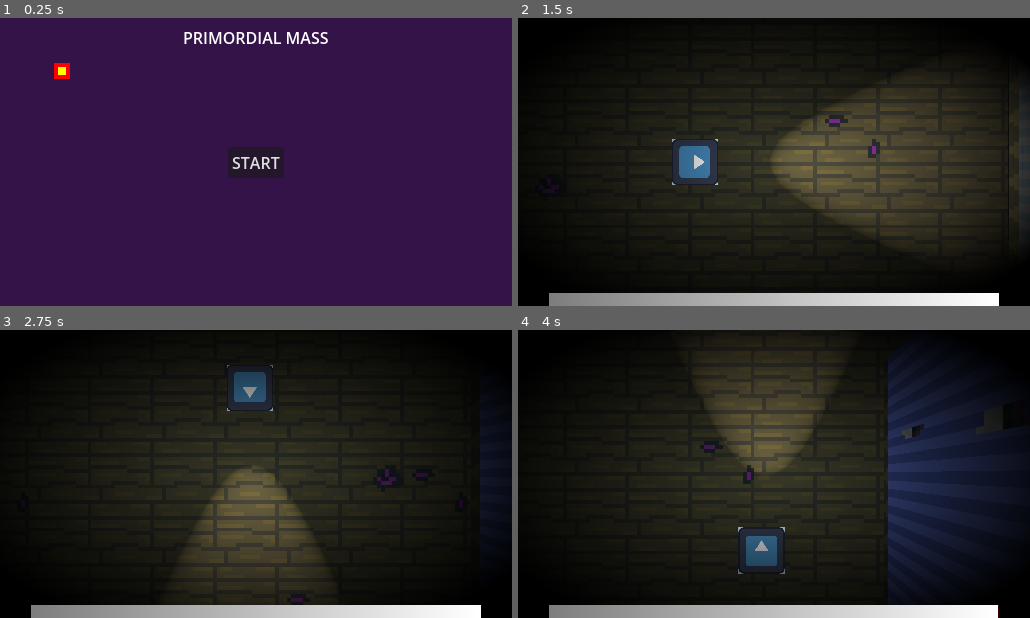
Above: before the commit, frames 1-4 (two rows, left to right).
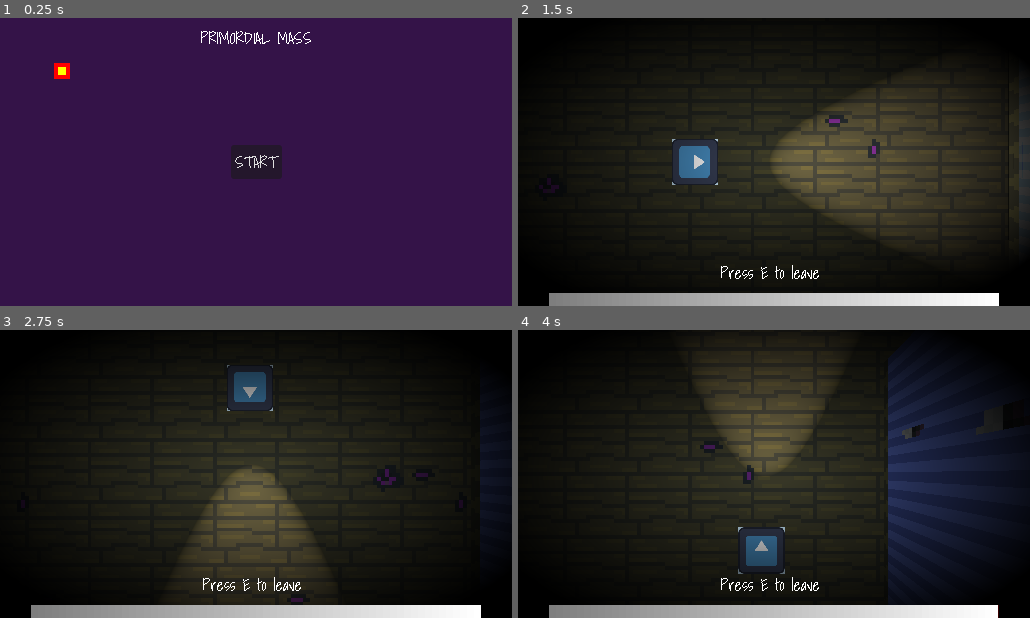
Above: after the commit, the same moments.

Repository: GammaRayTea/project-3-primordial-mass
Game: Godot game, scene res://main.tscn
Two runs of this game, one before a commit and one after it. Both use one fixed random seed, a clock stepped at 60 frames per second and the inputs below. The engine's default icon, where the game draws it, is replaced by a stand-in: a white triangle on a blue panel in a dark square.
Inputs:
- Up to frame 1 (0.25 s): no input
- Up to frame 2 (1.5 s): click "START" at 0.5 s; tap E (interact) at 1.25, 1.35 s; hold D (move_right) from 1.28 s (still down)
- Up to frame 3 (2.75 s): tap E (interact) at 2, 2.1 s; release D (move_right) at 2.03 s; hold S (move_down) from 2.03 s (still down)
- Up to frame 4 (4 s): tap E (interact) at 2.75, 3.05, 3.5, 3.6 s; release S (move_down) at 2.78 s; hold D (move_right) 2.78-3.53 s; tap Shift (sprint) at 2.85 s; hold W (move_up) from 3.53 s (still down)

The runs differ from the first frame. In frame 1, 1.1% of the frame differs, in the area x 35-65%, y 4-56%; in frame 2, 0.2%; in frame 3, 0.2%; in frame 4, 0.2%.

Commit message:
added a font

Diff:
--- a/assets/Themes/default.tres
+++ b/assets/Themes/default.tres
@@ -1,9 +1,6 @@
 [gd_resource type="Theme" format=3 uid="uid://bmdf4c0niky3d"]
 
-[sub_resource type="SystemFont" id="SystemFont_hy781"]
-
-[sub_resource type="FontVariation" id="FontVariation_bxr4m"]
-base_font = SubResource("SystemFont_hy781")
+[ext_resource type="FontFile" uid="uid://g8ydbi7g6o7b" path="res://assets/themes/fonts/Shadows_Into_Light/ShadowsIntoLight-Regular.ttf" id="1_x0tin"]
 
 [resource]
-default_font = SubResource("FontVariation_bxr4m")
+default_font = ExtResource("1_x0tin")
--- /dev/null
+++ b/game/environment/start_portal/start_portal.gd
@@ -0,0 +1,13 @@
+extends Node3D
+
+
+
+
+
+
+
+func _on_interaction_box_entered(area: Area3D) -> void:
+	if area is InteractionBox:
+		if area.target is Player:
+			#show leave icon
+			pass
--- /dev/null
+++ b/game/environment/start_portal/start_portal.tscn
@@ -0,0 +1,30 @@
+[gd_scene format=3 uid="uid://em0uywivb118"]
+
+[ext_resource type="Texture2D" uid="uid://coll2nnqp464v" path="res://assets/environment/textures/portal0.png" id="1_1m0y6"]
+[ext_resource type="Script" uid="uid://c15jldnc88l8" path="res://game/environment/start_portal/start_portal.gd" id="1_jn4hp"]
+[ext_resource type="Script" uid="uid://cuon1d6qjf5qt" path="res://game/interaction_boxes/interaction_box.gd" id="2_jn4hp"]
+
+[sub_resource type="CylinderShape3D" id="CylinderShape3D_udmuc"]
+height = 0.49163818
+radius = 0.18652344
+
+[node name="StartPortal" type="Node3D" unique_id=1420404931]
+script = ExtResource("1_jn4hp")
+
+[node name="Sprite3D" type="Sprite3D" parent="." unique_id=1406339180]
+transform = Transform3D(1, 0, 0, 0, -4.371139e-08, -1, 0, 1, -4.371139e-08, 0, 0.005, 0)
+texture_filter = 0
+texture = ExtResource("1_1m0y6")
+
+[node name="InteractionBox" type="Area3D" parent="." unique_id=818320370 node_paths=PackedStringArray("target")]
+collision_layer = 0
+collision_mask = 32
+script = ExtResource("2_jn4hp")
+target = NodePath("..")
+metadata/_custom_type_script = "uid://cuon1d6qjf5qt"
+
+[node name="CollisionShape3D" type="CollisionShape3D" parent="InteractionBox" unique_id=1997861657]
+transform = Transform3D(1, 0, 0, 0, 1, 0, 0, 0, 1, 0, 0.2394104, 0)
+shape = SubResource("CylinderShape3D_udmuc")
+
+[connection signal="area_entered" from="InteractionBox" to="." method="_on_interaction_box_entered"]
--- a/game/player/hud_overlay.tscn
+++ b/game/player/hud_overlay.tscn
@@ -13,7 +13,8 @@
 shader_parameter/inner_radius = 0.12
 shader_parameter/outer_radius = 0.545
 
-[node name="Overlay" type="Control" unique_id=1199412428 node_paths=PackedStringArray("stability_bar")]
+[node name="Overlay" type="Control" unique_id=1199412428]
+oversampling_with_scale = 2
 layout_mode = 3
 anchors_preset = 15
 anchor_right = 1.0
@@ -23,7 +24,6 @@
 mouse_filter = 2
 theme = ExtResource("1_eiboa")
 script = ExtResource("1_8ijb6")
-stability_bar = NodePath("")
 
 [node name="ItemPreview" type="Panel" parent="." unique_id=678868192 node_paths=PackedStringArray("image", "label")]
 unique_name_in_owner = true
@@ -88,3 +88,21 @@
 grow_horizontal = 2
 grow_vertical = 2
 mouse_filter = 2
+
+[node name="ActivatePortalHint" type="Label" parent="." unique_id=1253020850]
+texture_filter = 1
+layout_mode = 1
+anchors_preset = 7
+anchor_left = 0.5
+anchor_top = 1.0
+anchor_right = 0.5
+anchor_bottom = 1.0
+offset_left = -62.0
+offset_top = -46.0
+offset_right = 62.0
+offset_bottom = -20.0
+grow_horizontal = 2
+grow_vertical = 0
+theme = ExtResource("1_eiboa")
+text = "Press E to leave "
+horizontal_alignment = 1
--- a/game/player/upgrade_menu/upgrade_menu.tscn
+++ b/game/player/upgrade_menu/upgrade_menu.tscn
@@ -1,15 +1,18 @@
 [gd_scene format=3 uid="uid://c5y7sl6x7c0w3"]
 
 [ext_resource type="Script" uid="uid://daofuuwba4548" path="res://game/player/upgrade_menu/upgrade_menu.gd" id="1_f1pfv"]
+[ext_resource type="Theme" uid="uid://bmdf4c0niky3d" path="res://assets/themes/default.tres" id="1_hn35m"]
 [ext_resource type="PackedScene" uid="uid://duokir7aj41i1" path="res://game/player/upgrade_menu/upgrade_module.tscn" id="2_tdrua"]
 
 [node name="UpgradeMenu" type="Control" unique_id=1730159824 node_paths=PackedStringArray("upgrade_container")]
+oversampling_with_scale = 2
 layout_mode = 3
 anchors_preset = 15
 anchor_right = 1.0
 anchor_bottom = 1.0
 grow_horizontal = 2
 grow_vertical = 2
+theme = ExtResource("1_hn35m")
 script = ExtResource("1_f1pfv")
 upgrade_container = NodePath("ScrollContainer/VBoxContainer")
 
--- a/game/player/upgrade_menu/upgrade_module.gd
+++ b/game/player/upgrade_menu/upgrade_module.gd
@@ -1,7 +1,8 @@
 @tool
 class_name UpgradeModule extends Control
 
-@export var upgrade_value:GlobalEnum.UPGRADES
+@export var upgrade_stat:GlobalEnum.UPGRADES
+var upgrade_stat_value:int
 @export var slot_amount:int = 3:
 	set(_value):
 		if _value >= 0:
@@ -13,10 +14,14 @@
 @export var slot_container:HBoxContainer
 @export var plus_button:Button
 @export var minus_button:Button
+
+
 var slots:Array[Slot] = []
 
 func _ready() -> void:
 	update_slot_amount()
+	minus_button.pressed.connect(on_button_press.bind(false))
+	plus_button.pressed.connect(on_button_press.bind(true))
 
 func update_slot_amount() -> void:
 
@@ -30,3 +35,10 @@
 			slot_container.add_child(slots[slot])
 			slots[slot].set_owner(slot_container)
 	slot_container.move_child(plus_button,slot_amount+1)
+
+
+func on_button_press(_increase:bool) -> void:
+	if _increase:
+		GameState.change_stat(upgrade_stat, 1)
+	else:
+		GameState.change_stat(upgrade_stat, -1)
--- a/game/player/upgrade_menu/upgrade_module.tscn
+++ b/game/player/upgrade_menu/upgrade_module.tscn
@@ -1,21 +1,24 @@
 [gd_scene format=3 uid="uid://duokir7aj41i1"]
 
+[ext_resource type="Theme" uid="uid://bmdf4c0niky3d" path="res://assets/themes/default.tres" id="1_n35a1"]
 [ext_resource type="Script" uid="uid://bmj62uva5l80m" path="res://game/player/upgrade_menu/upgrade_module.gd" id="1_rd50c"]
 [ext_resource type="Texture2D" uid="uid://bvh7bcgdwk4gp" path="res://icon.svg" id="2_cb86v"]
 [ext_resource type="PackedScene" uid="uid://ci45w48oatrfs" path="res://game/player/upgrade_menu/slot.tscn" id="2_x7456"]
 
 [node name="UpgradeModule" type="Control" unique_id=2044226998 node_paths=PackedStringArray("slot_container", "plus_button", "minus_button")]
+oversampling_with_scale = 2
 custom_minimum_size = Vector2(0, 40)
 layout_mode = 3
 anchor_right = 0.36900002
 anchor_bottom = 0.13900001
 offset_right = 0.07199097
 offset_bottom = -0.03200531
+theme = ExtResource("1_n35a1")
 script = ExtResource("1_rd50c")
 slot_scene = ExtResource("2_x7456")
 slot_container = NodePath("VBoxContainer/SlotContainer")
 plus_button = NodePath("VBoxContainer/SlotContainer/PlusButton")
-minus_button = NodePath("VBoxContainer/SlotContainer/PlusButton")
+minus_button = NodePath("VBoxContainer/SlotContainer/MinusButton")
 
 [node name="VBoxContainer" type="VBoxContainer" parent="." unique_id=641852516]
 custom_maximum_size = Vector2(-1, 40)
--- a/game/session/main_menu/main_menu.tscn
+++ b/game/session/main_menu/main_menu.tscn
@@ -1,8 +1,10 @@
 [gd_scene format=3 uid="uid://buj68u071kmbs"]
 
+[ext_resource type="Theme" uid="uid://bmdf4c0niky3d" path="res://assets/themes/default.tres" id="1_b2sle"]
 [ext_resource type="Script" uid="uid://sp7uqxf7j40l" path="res://game/session/main_menu/main_menu.gd" id="1_n860x"]
 
 [node name="MainMenu" type="Control" unique_id=1891432706 node_paths=PackedStringArray("start_button")]
+oversampling_with_scale = 2
 layout_mode = 3
 anchors_preset = 15
 anchor_right = 1.0
@@ -10,6 +12,7 @@
 grow_horizontal = 2
 grow_vertical = 2
 mouse_filter = 2
+theme = ExtResource("1_b2sle")
 script = ExtResource("1_n860x")
 start_button = NodePath("Button")
 
--- a/game_state.gd
+++ b/game_state.gd
@@ -2,13 +2,15 @@
 var process_save:bool = true
 
 var run_curreny:Dictionary[GlobalEnum.CURRENCY, int]
+var player_upgrades:Dictionary[GlobalEnum.UPGRADES,int]
+
 
 var stability_bar:TextureProgressBar
 
 const SAVE_PATH := "user://simple_save.tres"
 
 
-
+var stability_bar_increase_factor:float = 1.0
 
 var save_game: SaveGame = null
 func _init() -> void:
@@ -30,9 +32,14 @@
 			print(ResourceLoader.load(SAVE_PATH, "", ResourceLoader.CACHE_MODE_IGNORE))
 
 
+func reset_stability_bar() -> void:
+	if stability_bar:
+		stability_bar.value = stability_bar.max_value
+
 func save(_currency:Dictionary):
 	if process_save:
-		save_game.add_currency()
+		pass
+
 
 func increase_stability(_by_value:float) -> void:
 	stability_bar.value += _by_value
@@ -47,3 +54,9 @@
 			increase_stability(_value)
 		_:
 			run_curreny[_type] += _value
+
+## changes given stats upgrade level by [param _value]
+func change_stat(_type:GlobalEnum.UPGRADES, _value:int) -> void:
+	if !player_upgrades.has(_type):
+		player_upgrades[_type] = 0
+	player_upgrades[_type]+= _value
--- a/project.godot
+++ b/project.godot
@@ -116,6 +116,7 @@
 
 [rendering]
 
+textures/canvas_textures/default_texture_filter=0
 scaling_3d/mode=5
 scaling_3d/mode.ios=5
 scaling_3d/mode.macos=5
Binary file added: assets/Themes/fonts/Covered_By_Your_Grace/CoveredByYourGrace-Regular.ttf
Not shown, added: assets/Themes/fonts/Covered_By_Your_Grace/CoveredByYourGrace-Regular.ttf.import
Not shown, added: assets/Themes/fonts/Covered_By_Your_Grace/OFL.txt
Binary file added: assets/Themes/fonts/Jacquarda_Bastarda_9/JacquardaBastarda9-Regular.ttf
Not shown, added: assets/Themes/fonts/Jacquarda_Bastarda_9/JacquardaBastarda9-Regular.ttf.import
Not shown, added: assets/Themes/fonts/Jacquarda_Bastarda_9/OFL.txt
Not shown, added: assets/Themes/fonts/Shadows_Into_Light/OFL.txt
Binary file added: assets/Themes/fonts/Shadows_Into_Light/ShadowsIntoLight-Regular.ttf
Not shown, added: assets/Themes/fonts/Shadows_Into_Light/ShadowsIntoLight-Regular.ttf.import
Not shown, added: game/environment/start_portal/start_portal.gd.uid
